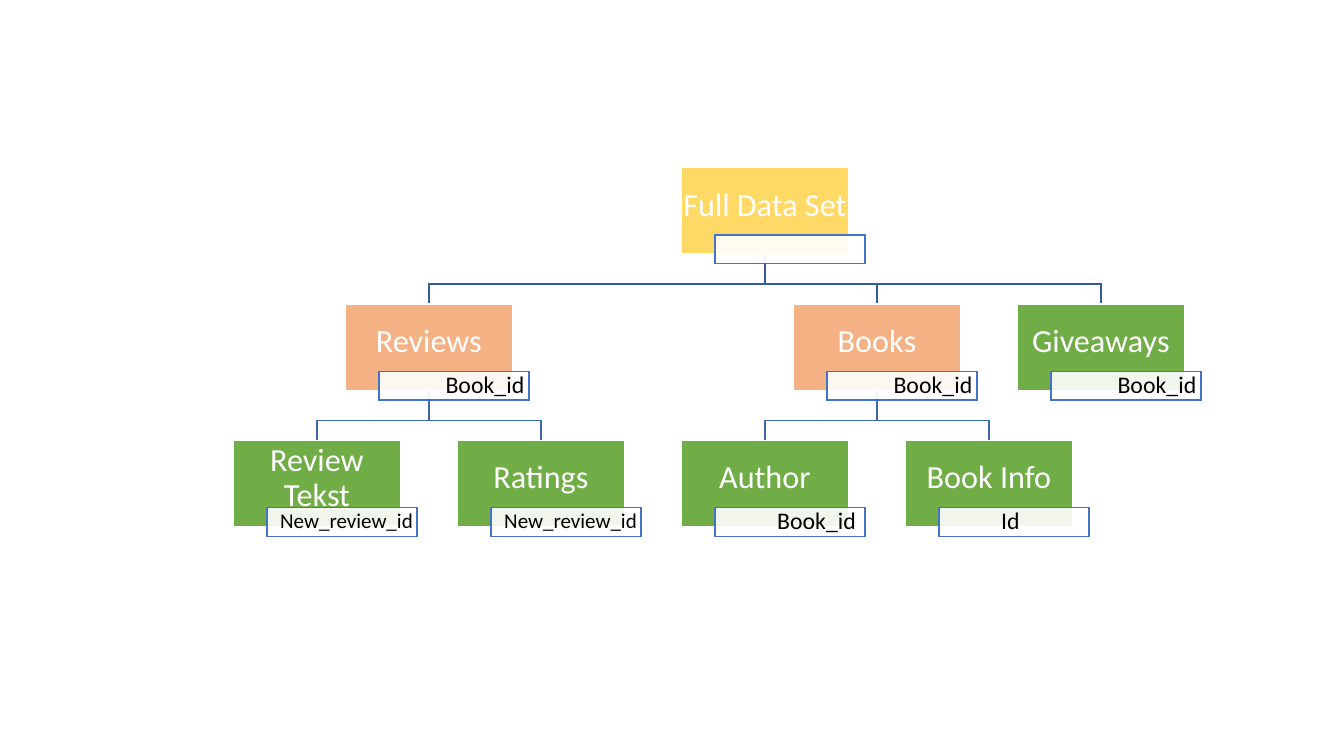
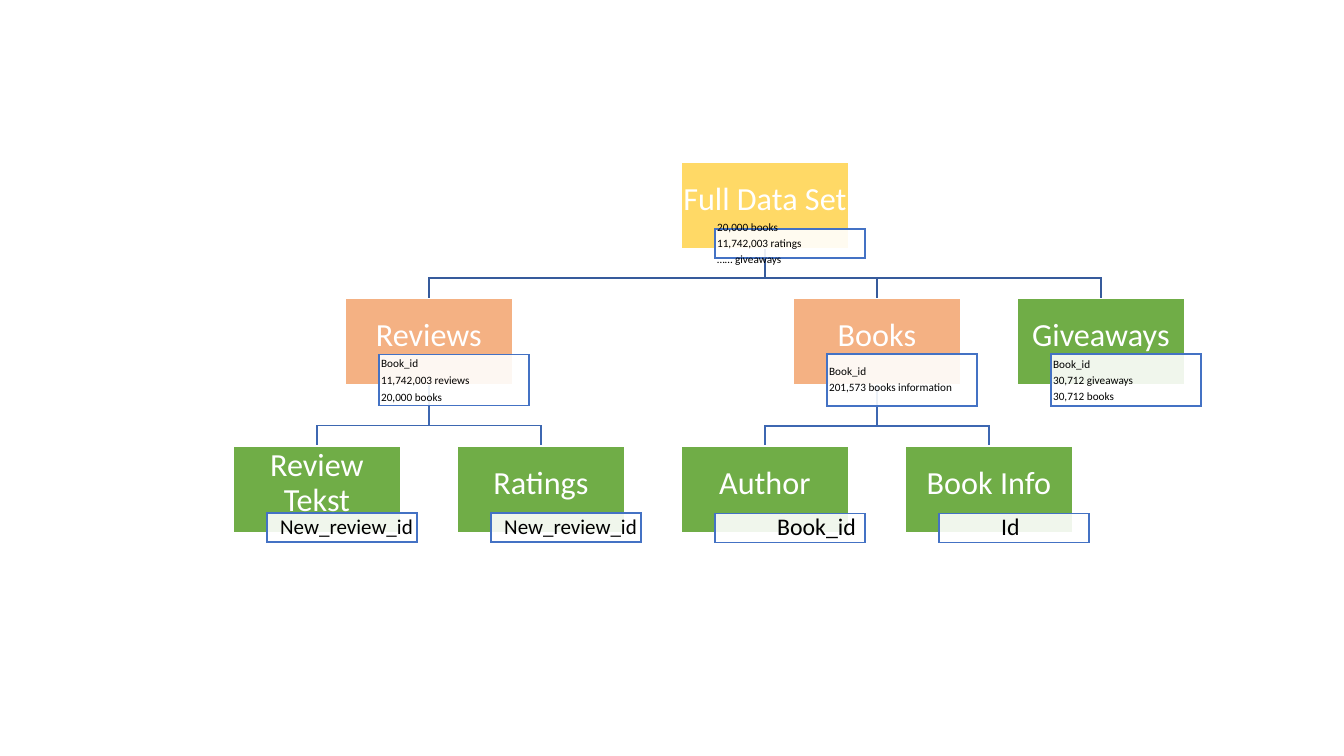
Before and after one commit to maritverbruggen/Goodreads_Thesis, a slide deck: slide 1 of Join files/Merging data.pptx. Drawn at 1344x756 pixels with LibreOffice and Linux fonts; fonts in the diff are those of the drawing. Boxes give left, top, right and bottom in pixels: in the first picture for what was removed or moved away, otherwise in the second. Text is boxed around its words. In the diff, an @@ line names an element or a change of style, - is before the commit and + after.

Commit message:
update merging powerpoint

```diff
--- a/Join files/Merging data.pptx
+++ b/Join files/Merging data.pptx
@@ text added at (717, 223, 802, 267), 8 pt, text #000000 @@
+20,000 books
+11,742,003 ratings
+…… giveaways
@@ 5 rectangles, 4 texts, 3 freeform shapes: place and size @@
-5 rectangles, 4 texts, 3 freeform shapes at (346, 167, 1185, 391)
+5 rectangles, 4 texts, 3 freeform shapes at (346, 162, 1185, 385)
@@ rectangle: place and size @@
-rectangle at (379, 371, 529, 400)
+rectangle at (379, 355, 529, 406)
@@ text "Book_id": place and size @@
-text "Book_id" at (446, 376, 525, 400)
+text "Book_id" at (381, 359, 470, 385)
@@ text at (381, 359, 418, 369): size 17 to 8 pt in "Book_id"; alignment right to left; line spacing 0.9 to 1; less space between paragraphs @@
@@ rectangle: place and size @@
-rectangle at (827, 371, 977, 400)
+rectangle at (827, 354, 977, 405)
@@ text "Book_id": place and size @@
-text "Book_id" at (894, 376, 973, 400)
+text "Book_id" at (829, 367, 952, 392)
@@ rectangle: place and size @@
-rectangle at (1052, 371, 1202, 400)
+rectangle at (1052, 354, 1202, 406)
@@ text "Book_id": place and size @@
-text "Book_id" at (1118, 376, 1197, 400)
+text "Book_id" at (1053, 360, 1133, 401)
@@ freeform shape: place and size @@
-freeform shape at (317, 390, 429, 441)
+freeform shape at (317, 385, 429, 447)
@@ text at (381, 376, 470, 385): paragraphs added @@
+11,742,003 reviews
+20,000 books
@@ freeform shape: place and size @@
-freeform shape at (430, 390, 541, 441)
+freeform shape at (430, 385, 541, 447)
@@ freeform shape: place and size @@
-freeform shape at (765, 390, 877, 441)
+freeform shape at (765, 385, 877, 447)
@@ text at (829, 383, 952, 392): paragraph added @@
+201,573 books information
@@ text at (829, 367, 866, 377): size 17 to 8 pt in "Book_id"; alignment right to left; less space between paragraphs @@
@@ freeform shape: place and size @@
-freeform shape at (877, 390, 989, 441)
+freeform shape at (877, 385, 989, 447)
@@ text at (1053, 376, 1133, 401): paragraphs added @@
+30,712 giveaways
+30,712 books
@@ text at (1053, 360, 1090, 370): size 17 to 8 pt in "Book_id"; alignment right to left; less space between paragraphs @@
@@ 8 texts, 8 rectangles: place and size @@
-8 texts, 8 rectangles at (234, 441, 1089, 537)
+8 texts, 8 rectangles at (234, 446, 1089, 542)
```
